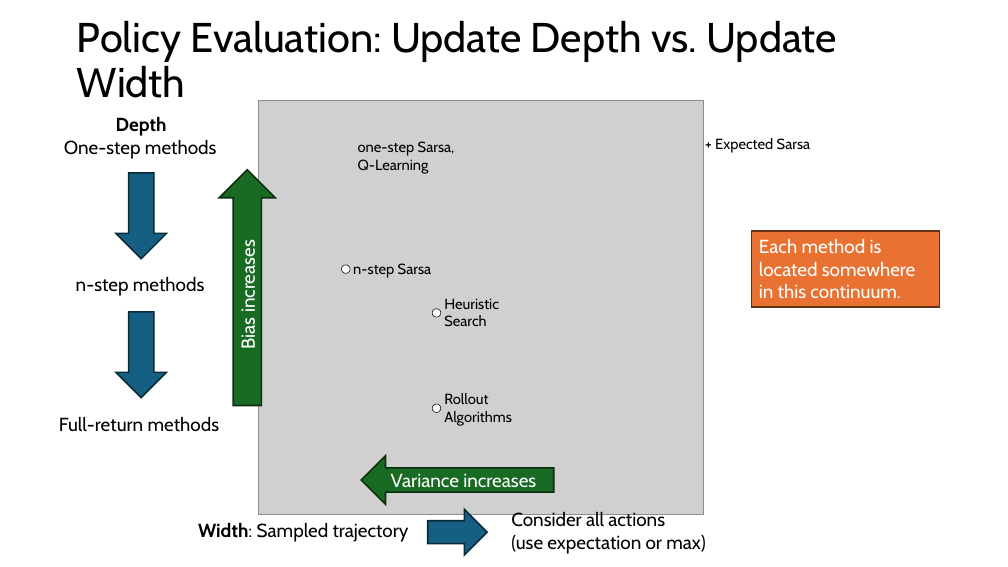
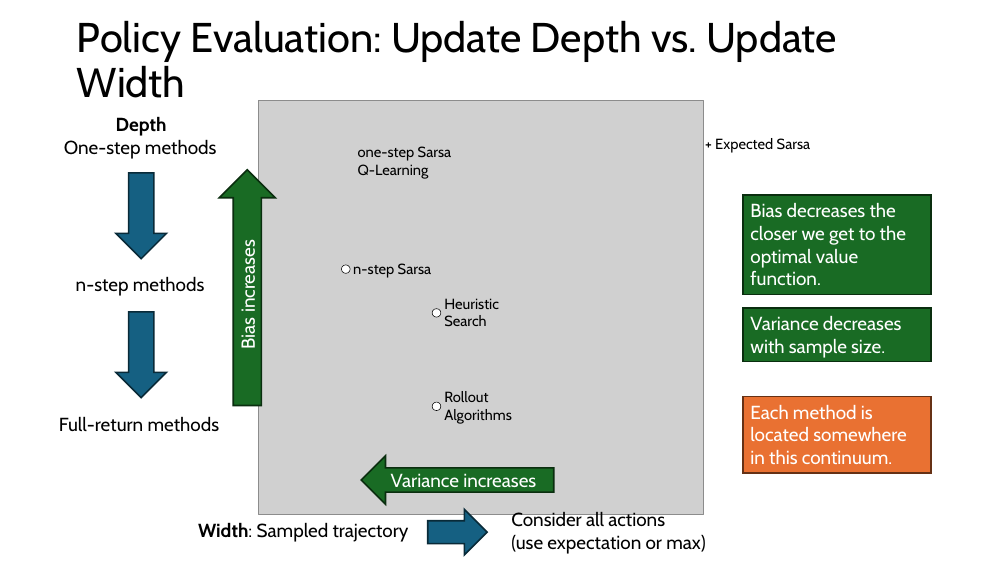
Before and after one commit to mhahsler/Introduction_to_Reinforcement_Learning, a slide deck: slide 20 of slides/Lecture_Chapter08.pptx. Drawn at 1008x567 pixels with LibreOffice and Linux fonts; fonts in the diff are those of the drawing; grey boxes stand for pictures. Boxes give left, top, right and bottom in pixels: in the first picture for what was removed or moved away, otherwise in the second. Text is boxed around its words. In the diff, an @@ line names an element or a change of style, - is before the commit and + after.

```diff
--- a/slides/Lecture_Chapter08.pptx
+++ b/slides/Lecture_Chapter08.pptx
@@ text at <box>358,146,452,179</box>: text changed @@
-one-step Sarsa,
-Q-Learning
+one-step Sarsa
+Q-Learning
@@ rectangle added at <box>743,195,932,294</box>, fill #196B24, outline #0B2F10 1.5 pt, 18 pt, text #FFFFFF @@
+Bias decreases the closer we get to the optimal value function.
@@ rectangle added at <box>743,308,932,361</box>, fill #196B24, outline #0B2F10 1.5 pt, 18 pt, text #FFFFFF @@
+Variance decreases with sample size.
@@ rectangle "Each method is located somewhere ...": place and size @@
-rectangle "Each method is located somewhere ..." at <box>752,231,940,307</box>
+rectangle "Each method is located somewhere ..." at <box>743,397,932,473</box>
```
Also in this commit, not shown: 3 other files.
